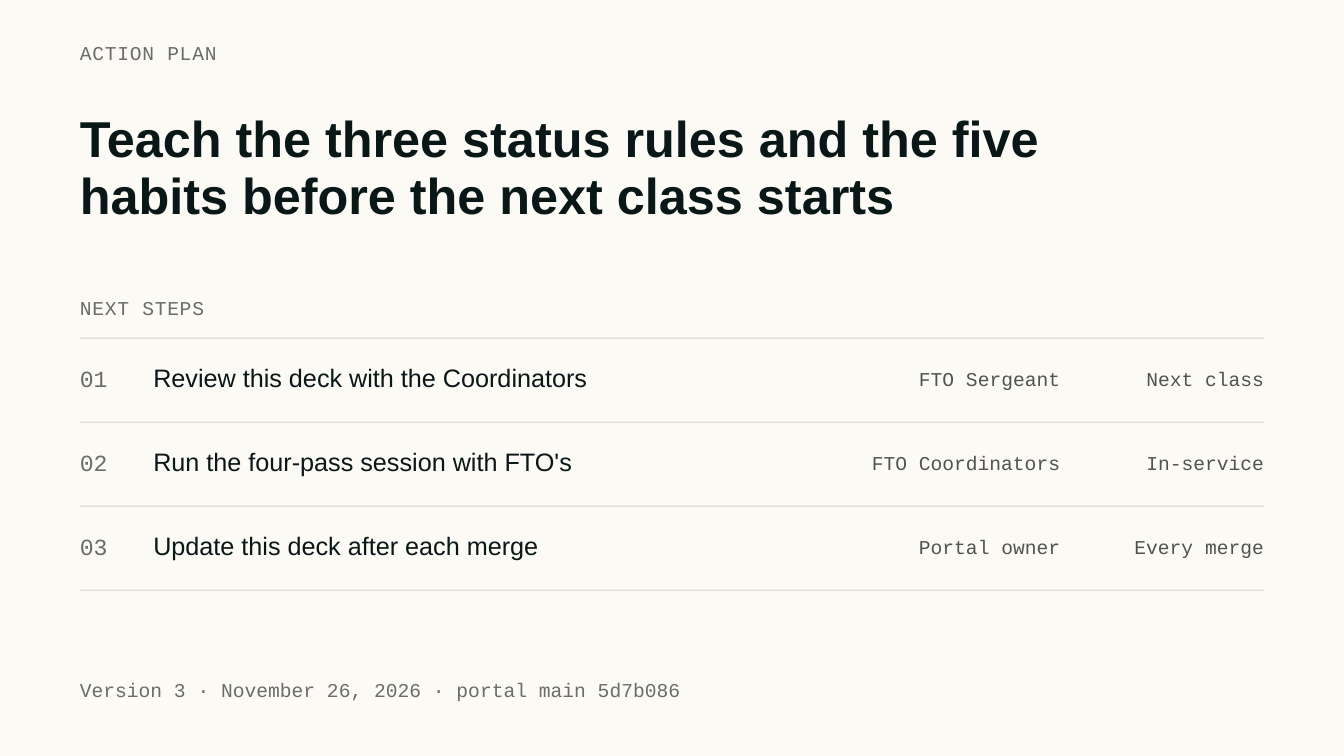
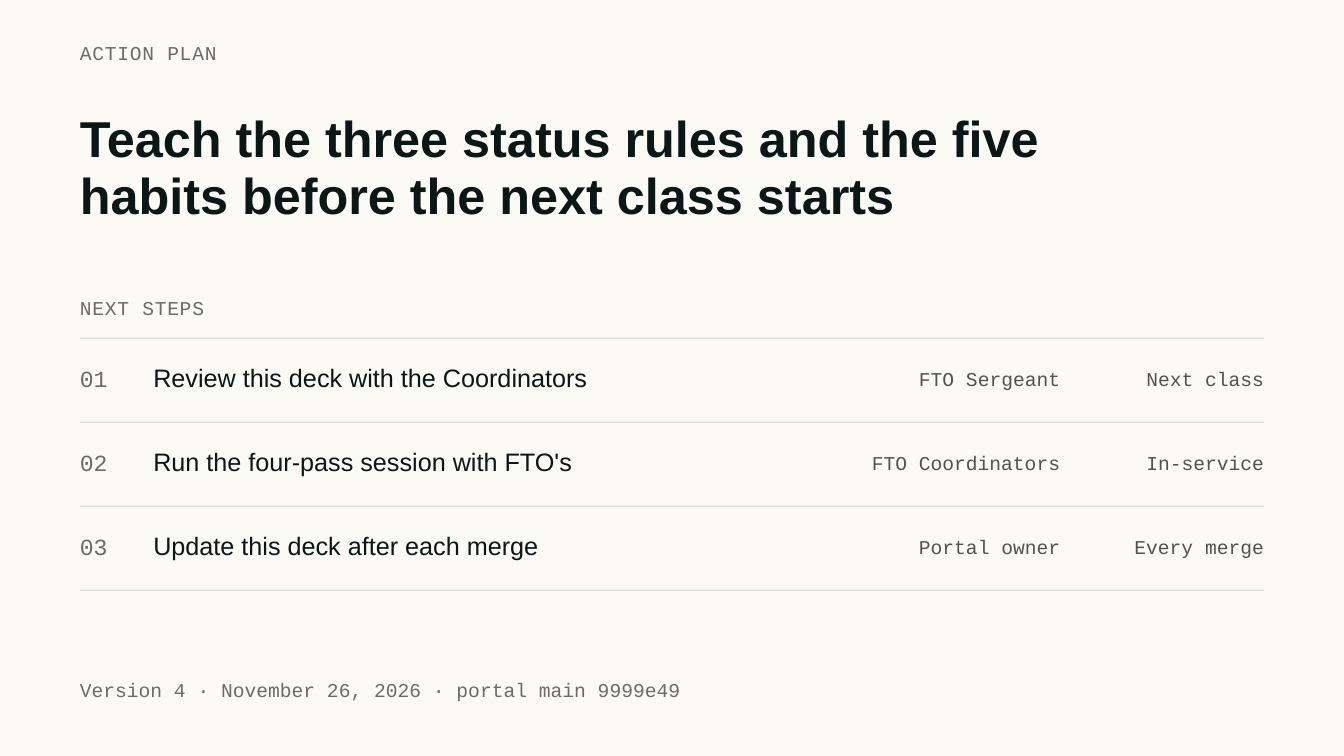
Before and after one commit to fitfo2019-dev/CPD-FTO-PORTAL, a slide deck: slide 24 of docs/training/FTO-Portal-Training-Deck.pptx. Drawn at 1344x756 pixels with LibreOffice and Linux fonts; fonts in the diff are those of the drawing. Boxes give left, top, right and bottom in pixels: in the first picture for what was removed or moved away, otherwise in the second. Text is boxed around its words. In the diff, an @@ line names an element or a change of style, - is before the commit and + after.

```diff
--- a/docs/training/FTO-Portal-Training-Deck.pptx
+++ b/docs/training/FTO-Portal-Training-Deck.pptx
@@ text at [80,683,680,701]: text changed @@
-Version 3 · November 26, 2026 · portal main 5d7b086
+Version 4 · November 26, 2026 · portal main 9999e49
```
Also in this commit, not shown: 2 other slides changed, 1 other file.
